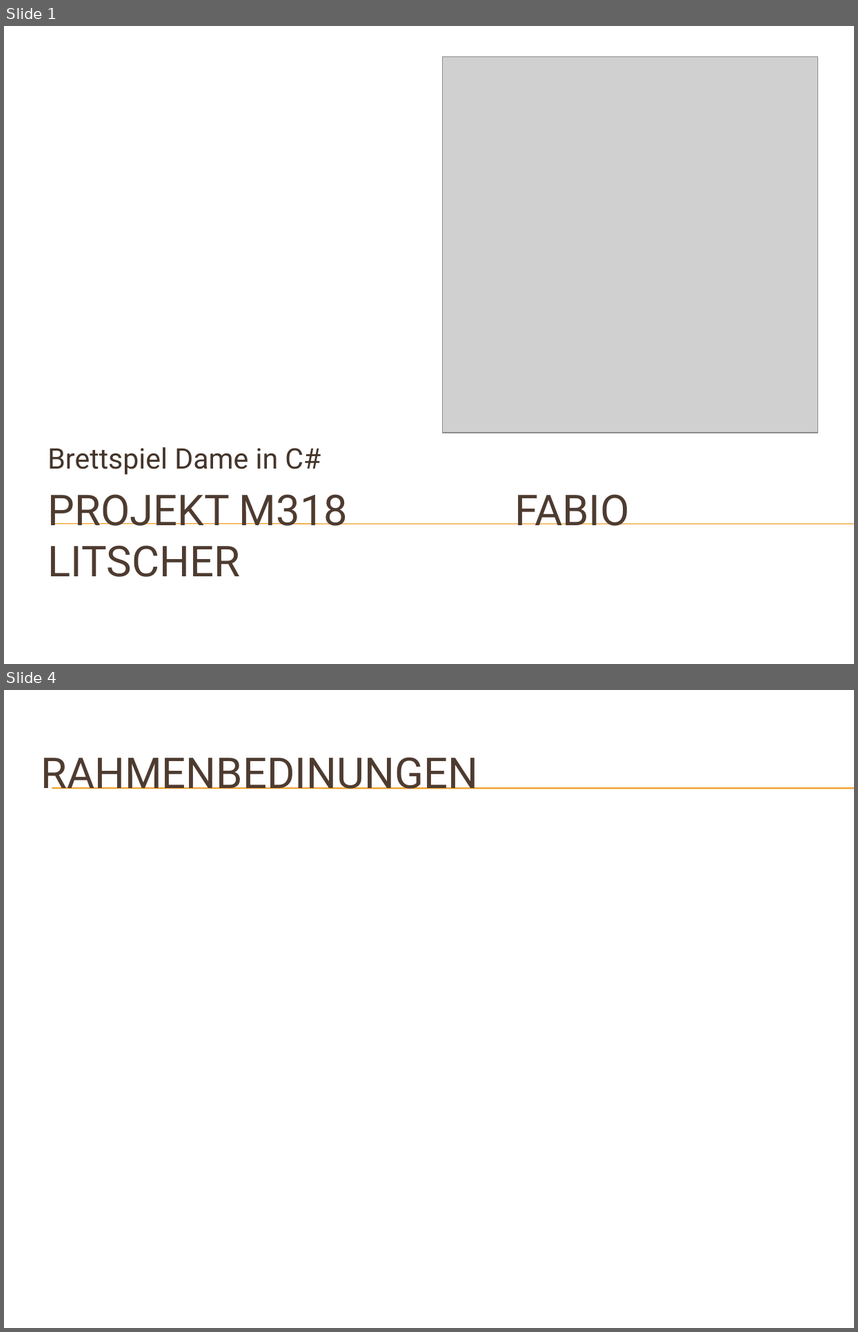
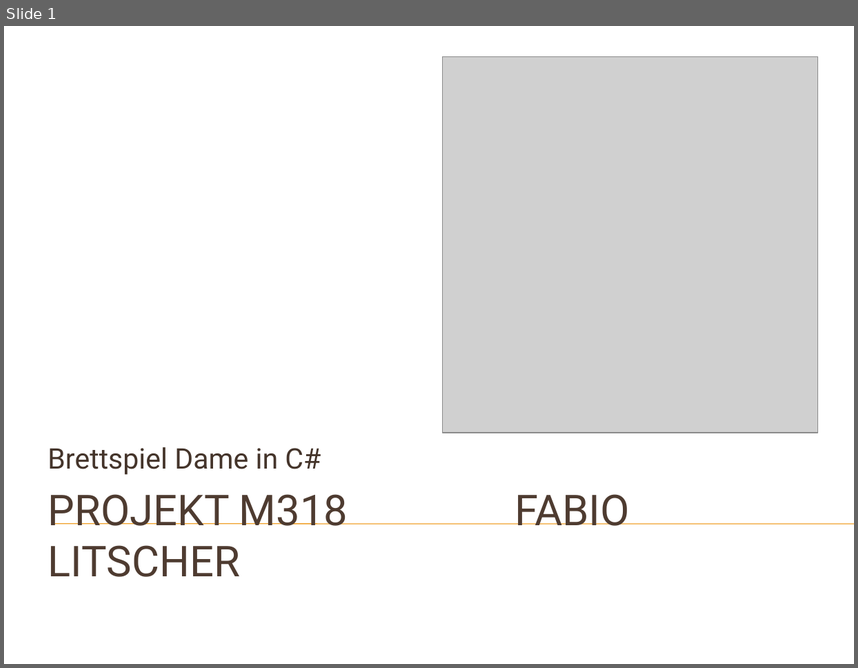
Before and after one commit to fabio-litscher/M318_Dame, a slide deck: Note 3-2/Dame_fabio_litscher.pptx. Shown one above the other, each under a label of ours: slides 1 and 4 before the commit, slide 1 after it; the slides between them are not shown. The pictures are 858x1332 and 858x668 pixels, drawn with LibreOffice and Linux fonts; fonts in the diff are those of the drawing; grey boxes stand for pictures; background and template pictures are left out. Boxes give left, top, right and bottom in pixels: in the first picture for what was removed or moved away, otherwise in the second. Text is boxed around its words. In the diff, an @@ line names an element or a change of style, - is before the commit and + after.

```diff
--- a/Note 3-2/Dame_fabio_litscher.pptx
+++ b/Note 3-2/Dame_fabio_litscher.pptx
@@ slide 4 removed at [4, 690, 854, 1328], background picture (left out) @@
@@ title removed at [41, 757, 478, 789] @@
-RAHMENBEDINUNGEN
@@ line removed from (52, 788) to (854, 788) @@
@@ line removed from (52, 789) to (854, 789) @@
```
Also in this commit, not shown: 2 slides changed, 8 slides added, 1 other slide removed, 6 other files.
